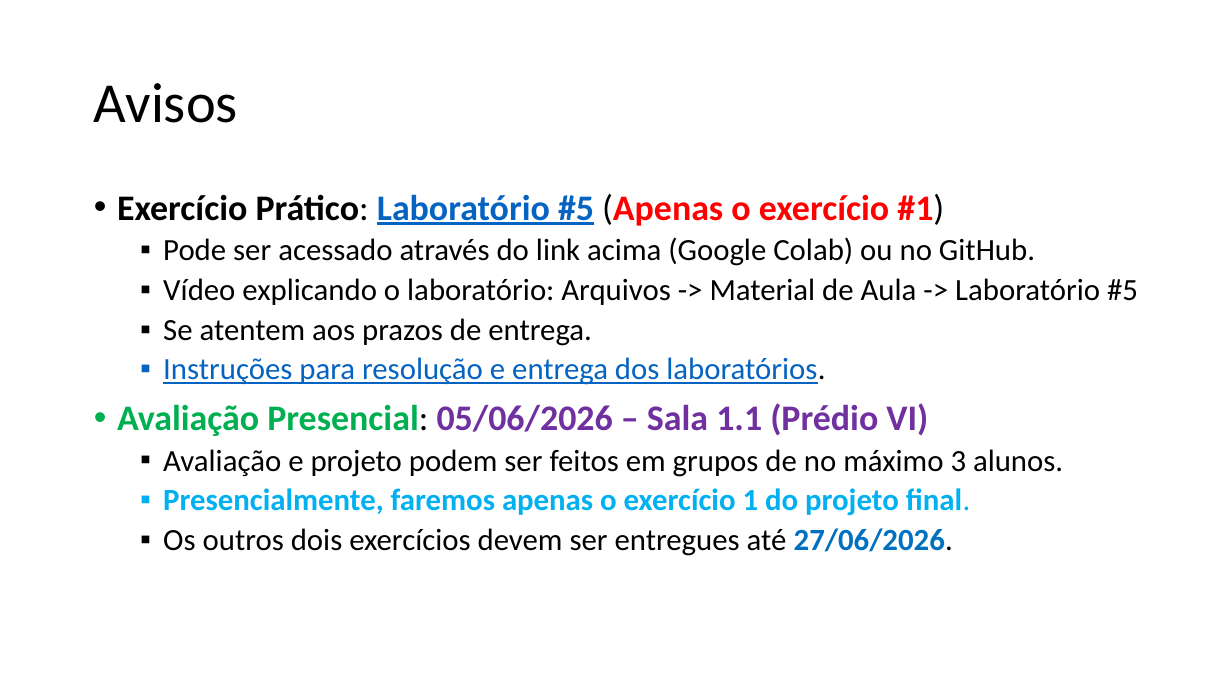
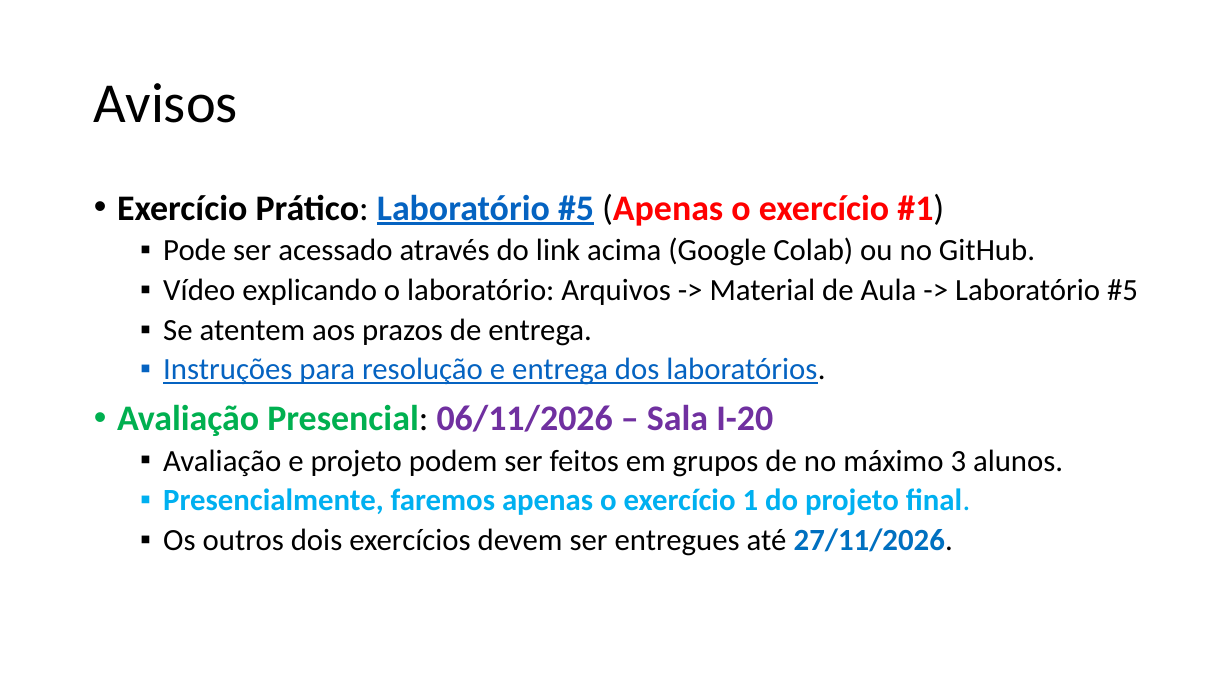
Before and after one commit to zz4fap/t319_aprendizado_de_maquina, a slide deck: slide 13 of slides/T319_Regressão_Linear (Parte IV).pptx. Drawn at 1232x693 pixels with LibreOffice and Linux fonts; fonts in the diff are those of the drawing. Boxes give left, top, right and bottom in pixels: in the first picture for what was removed or moved away, otherwise in the second. Text is boxed around its words. In the diff, an @@ line names an element or a change of style, - is before the commit and + after.

```diff
--- a/slides/T319_Regressão_Linear (Parte IV).pptx
+++ b/slides/T319_Regressão_Linear (Parte IV).pptx
@@ text at (117, 404, 773, 436): text changed; text colour #7030A0 to #00B050 @@
-• Avaliação Presencial: 05/06/2026 – Sala 1.1 (Prédio VI)
+• Avaliação Presencial: 06/11/2026 – Sala I-20
@@ text at (163, 528, 953, 556): text changed @@
-  ▪ Os outros dois exercícios devem ser entregues até 27/06/2026.
+  ▪ Os outros dois exercícios devem ser entregues até 27/11/2026.
```
Also in this commit, not shown: 7 other slides changed, 1 other file.
